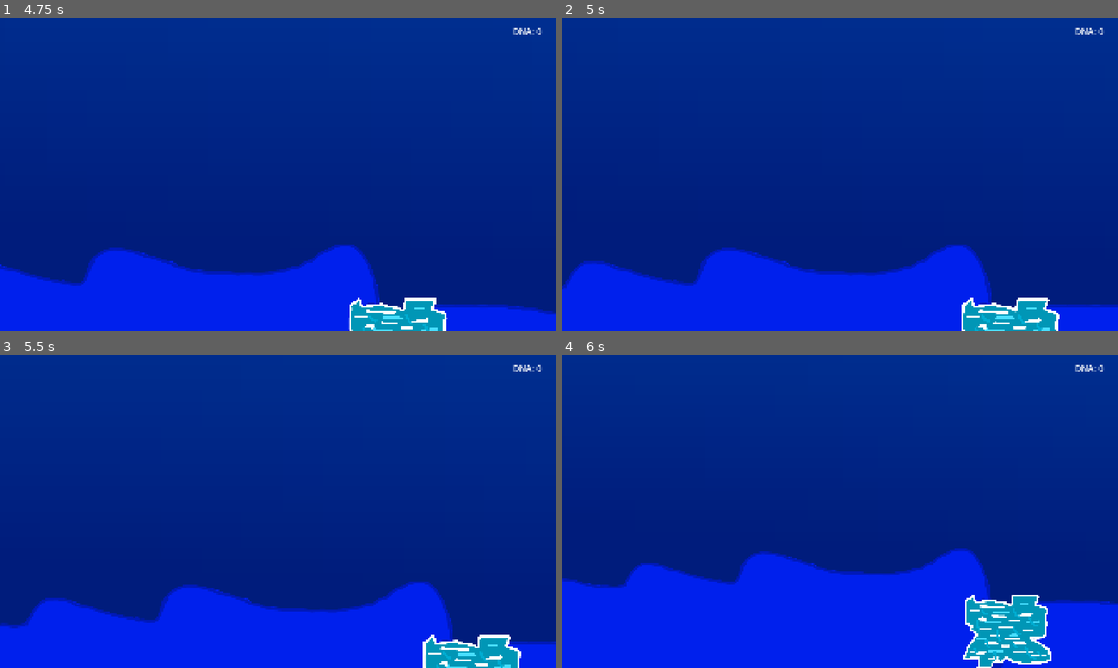
Above: before the commit, frames 1-4 (two rows, left to right).
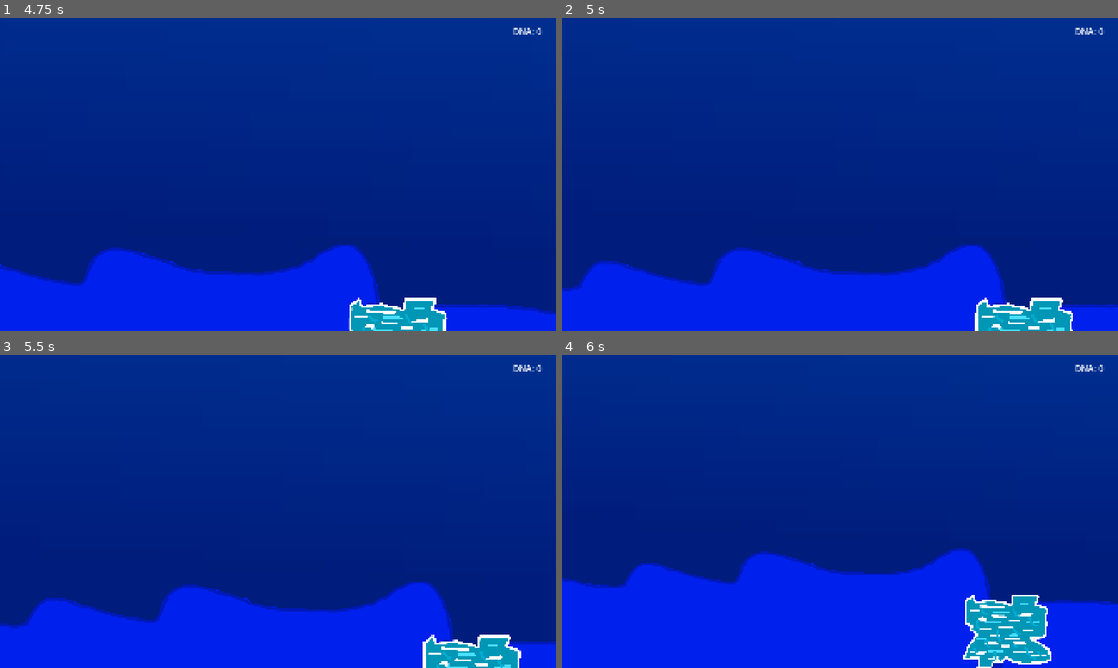
Above: after the commit, the same moments.

Repository: Lucasc0-Git/fishstem
Game: Godot game, scene res://scenes/ui/start_scene.tscn
The game is run twice, just before and just after one commit, with the same random seed, the same clock (stepped at 60 frames per second) and the same inputs.
Inputs (mouse positions are in pixels of both pictures, inside the frame that each line leads up to):
- Up to frame 1 (4.75 s): click "Play" at 0.5 s; drag from (444, 293) to (333, 105) at 1.27 s; tap Enter at 2, 4.25 s; drag from (166, 190) to (444, 293) at 2.02 s; tap Space at 2.75 s; move the mouse to (333, 105) at 2.77 s; hold D (move_right) 2.78-3.5 s; hold Mouse wheel down (unzoom) 2.78-3.5 s; click (333, 105) at 2.92 s; tap Mouse wheel up (zoom) at 3.05 s; drag from (250, 237) to (111, 127) at 3.52 s; move the mouse to (444, 221) at 4.27 s; hold A (move_left) from 4.28 s (still down); hold Mouse wheel up (zoom) from 4.28 s (still down); click (444, 221) at 4.42 s
- Up to frame 2 (5 s): keep holding A (move_left); keep holding Mouse wheel up (zoom); tap Middle mouse button (grab_map) at 4.9 s
- Up to frame 3 (5.5 s): release A (move_left) at 5 s; release Mouse wheel up (zoom) at 5 s; drag from (111, 464) to (194, 433) at 5.02 s
- Up to frame 4 (6 s): tap Space at 5.75 s; move the mouse to (867, 511) at 5.77 s; hold S (move_down) from 5.78 s (still down); hold Mouse wheel down (unzoom) from 5.78 s (still down); click (867, 511) at 5.92 s

Frame 1 is identical in both runs. In frame 2, 3.6% of the frame differs, in the area x 0-92%, y 72-100%; in frame 3, less than 0.1%; in frame 4, less than 0.1%.

Commit message:
Added camera dragging with middle mouse button

Diff:
--- a/scenes/player/player.tscn
+++ b/scenes/player/player.tscn
@@ -1,6 +1,7 @@
 [gd_scene format=3 uid="uid://bsqel7s421yol"]
 
 [ext_resource type="Script" uid="uid://bloy8uhg24m0v" path="res://scripts/player/player.gd" id="1_8afob"]
+[ext_resource type="Script" uid="uid://c6m4wweqeqmsk" path="res://scripts/player/player_camera.gd" id="2_dovo2"]
 
 [node name="Player" type="Node2D" unique_id=1488650876]
 process_mode = 1
@@ -10,3 +11,4 @@
 [node name="Camera2D" type="Camera2D" parent="." unique_id=1703809140]
 position_smoothing_enabled = true
 position_smoothing_speed = 10.0
+script = ExtResource("2_dovo2")
--- /dev/null
+++ b/scripts/player/player_camera.gd
@@ -0,0 +1,20 @@
+extends Camera2D
+
+@export var pan_speed: float = 1.0
+
+var is_dragging: bool = false:
+	set(value):
+		is_dragging = value
+		if value:
+			position_smoothing_enabled = false
+		else:
+			position_smoothing_enabled = true
+
+func _unhandled_input(event: InputEvent) -> void:
+	if event.is_action("grab_map"):
+		is_dragging = event.pressed
+		get_viewport().set_input_as_handled()
+
+	elif event is InputEventMouseMotion and is_dragging:
+		$".".global_position -= (event.relative * pan_speed) / zoom
+		get_viewport().set_input_as_handled()
Not shown, added: scripts/player/player_camera.gd.uid
